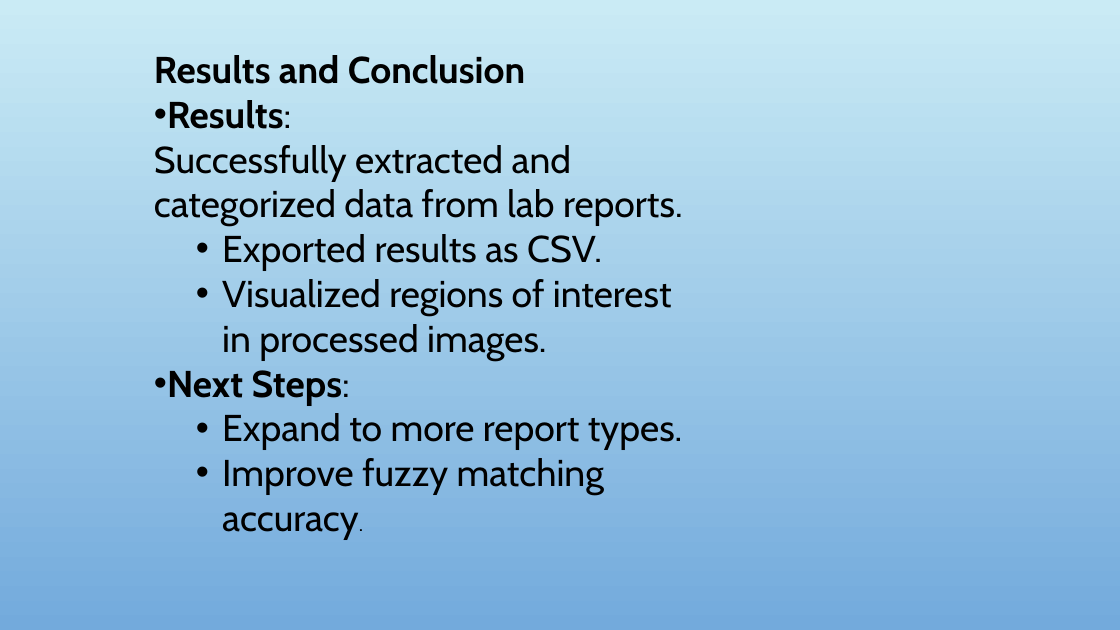
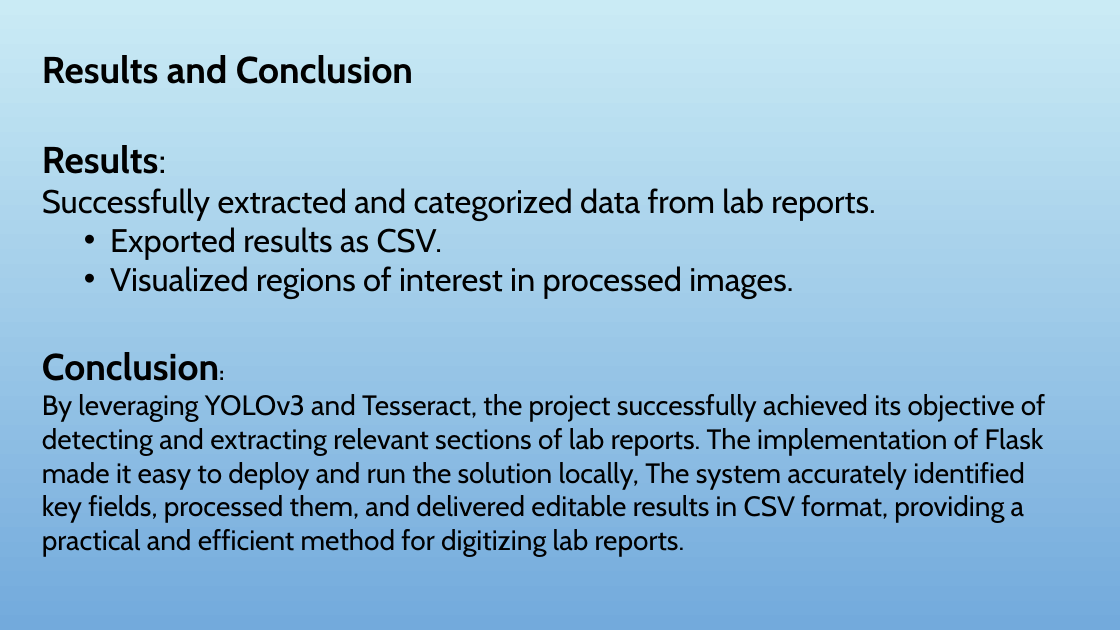
Before and after one commit to Hemamagam/Project-_10_AWS, a slide deck: slide 11 of OCR_Project/Project _10_AWS.pptx (slide 8 before the commit). Drawn at 1120x630 pixels with LibreOffice and Linux fonts; fonts in the diff are those of the drawing; background and template pictures are left out. Boxes give left, top, right and bottom in pixels: in the first picture for what was removed or moved away, otherwise in the second. Text is boxed around its words. In the diff, an @@ line names an element or a change of style, - is before the commit and + after.

```diff
--- a/OCR_Project/Project _10_AWS.pptx
+++ b/OCR_Project/Project _10_AWS.pptx
@@ text "Results and Conclusion": place and size @@
-text "Results and Conclusion" at (154, 55, 683, 540)
+text "Results and Conclusion" at (42, 55, 1046, 556)
@@ text at (42, 145, 876, 299): size 32 to 28 pt in "Successfully extracted and categorized data from lab ...", "Exported results as CSV.", "Visualized regions of interest in processed images."; bullet • to none @@
@@ text at (42, 352, 1046, 556): text changed; size 32 to 24 pt @@
-• Next Steps:
-  • Expand to more report types.
-  • Improve fuzzy matching accuracy.
+Conclusion:
+By leveraging YOLOv3 and Tesseract, the project successfully achieved its objective of detecting and extracting relevant sections of lab reports. The implementation of Flask made it easy to deploy and run the solution locally, The system accurately identified key fields, processed them, and delivered editable results in CSV format, providing a practical and efficient method for digitizing lab reports.
```
Also in this commit, not shown: 1 other slide changed, 4 slides added, 1 slide removed.
